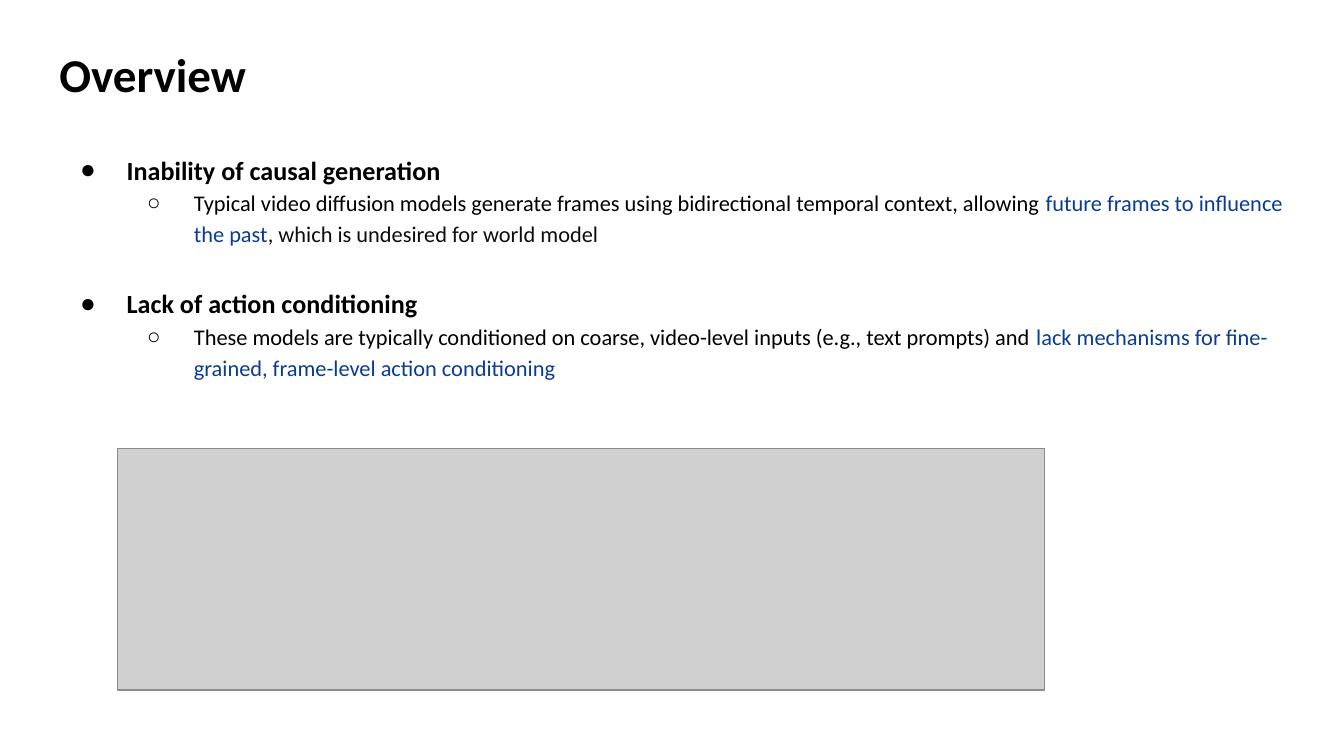
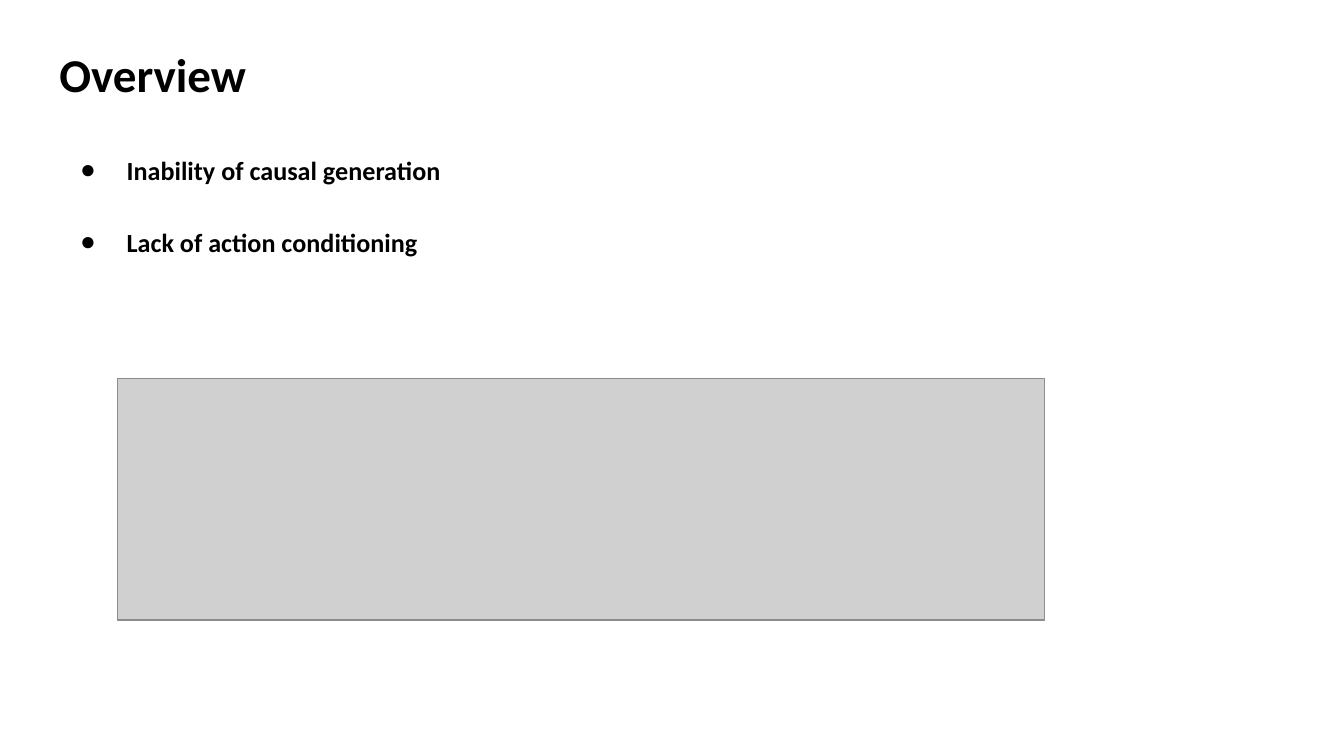
Before and after one commit to Lukelaitw/2025-VLL-undergraduate-research, a slide deck: slide 2 of summary/VLL_Summary.pptx. Drawn at 1344x756 pixels with LibreOffice and Linux fonts; fonts in the diff are those of the drawing; grey boxes stand for pictures. Boxes give left, top, right and bottom in pixels: in the first picture for what was removed or moved away, otherwise in the second. Text is boxed around its words. In the diff, an @@ line names an element or a change of style, - is before the commit and + after.

Commit message:
summary of vid2world & gamefactory

```diff
--- a/summary/VLL_Summary.pptx
+++ b/summary/VLL_Summary.pptx
@@ text at [194,195,1283,246]: paragraph removed @@
-  ○ Typical video diffusion models generate frames using bidirectional temporal context, allowing future frames to influence the past, which is undesired for world model
@@ text at [194,329,1268,380]: paragraph removed @@
-  ○ These models are typically conditioned on coarse, video-level inputs (e.g., text prompts) and lack mechanisms for fine-grained, frame-level action conditioning
@@ picture: place and size @@
-picture at [118,449,1046,691]
+picture at [118,379,1046,621]
```
Also in this commit, not shown: 5 other slides changed, 2 other files.
